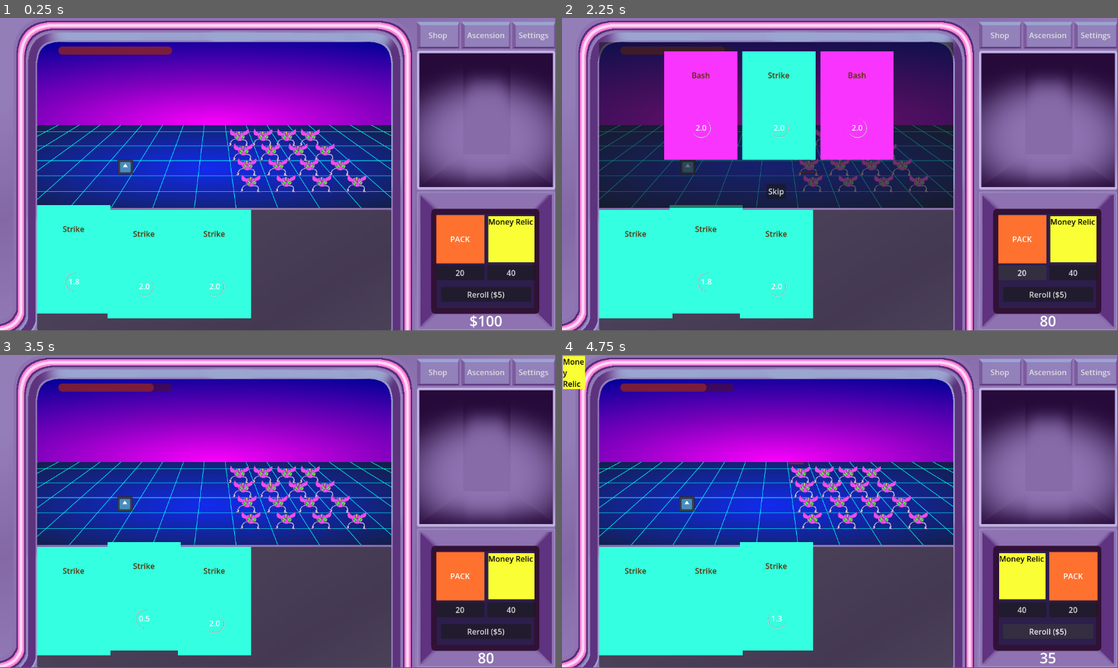
Above: before the commit, frames 1-4 (two rows, left to right).
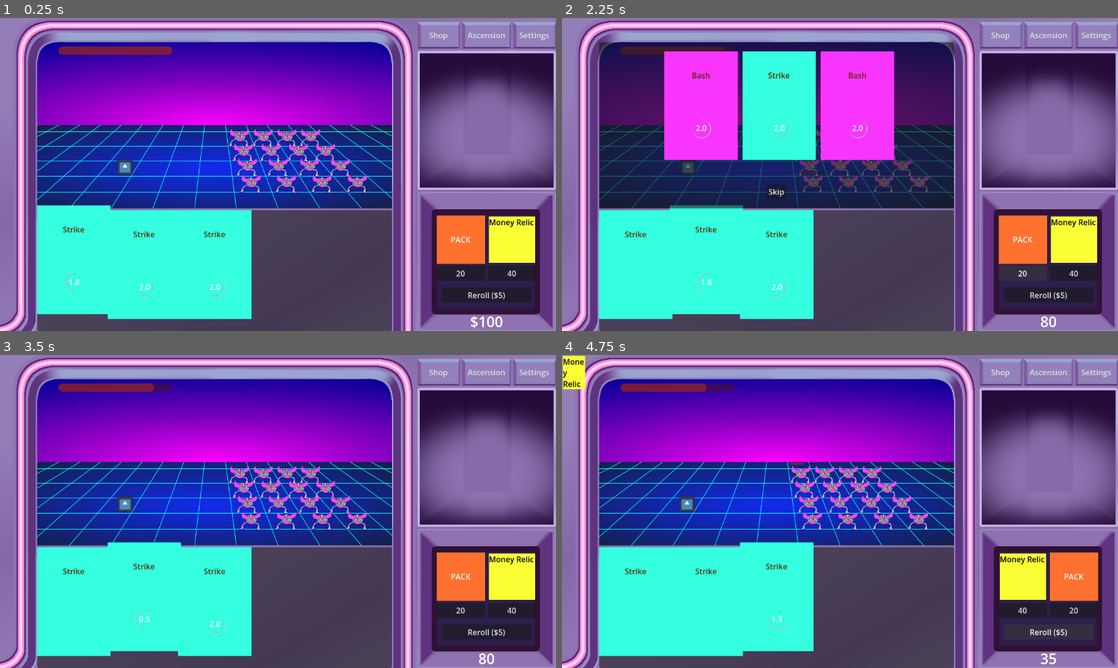
Above: after the commit, the same moments.

Repository: followthedopamine/card-battler
Game: Godot game, scene res://scenes/main.tscn
Same seed, same stepped clock (60 frames per second), same inputs: the game is played once before the commit and once after it. The engine's default icon, where the game draws it, is replaced by a stand-in: a white triangle on a blue panel in a dark square.
Inputs:
- Up to frame 1 (0.25 s): no input
- Up to frame 2 (2.25 s): click "Shop" at 0.5 s; click "Ascension" at 1.25 s; click "20" at 2 s
- Up to frame 3 (3.5 s): click "Skip" at 2.75 s
- Up to frame 4 (4.75 s): click "40" at 3.5 s; click "Reroll ($5)" at 4.25 s
In our replay, the window is 799x449 before the commit and 800x450 after it. These sizes can differ from the game's own. Grey fills any space a smaller window leaves; there, only what the larger window draws over its background counts as a difference.

The runs differ from the first frame. In frame 1, 6.3% of the frame differs, in the area x 0-100%, y 0-100%; in frame 2, 5.4%; in frame 3, 6.2%; in frame 4, 6.1%.

Commit message:
Added a basic status effect

Diff:
--- a/autoloads/SignalBus.gd
+++ b/autoloads/SignalBus.gd
@@ -13,6 +13,9 @@
 signal card_discarded(card: Card)
 signal card_chosen(card: Card)
 
+# Status signals
+signal status_updated(status: Status, attached_node: Node)
+
 # Relic signals
 signal relic_added(relic: Relic)
 
--- a/project.godot
+++ b/project.godot
@@ -20,6 +20,14 @@
 PlayerManager="*res://autoloads/PlayerManager.gd"
 SignalBus="*res://autoloads/SignalBus.gd"
 TooltipCanvas="*res://scenes/tooltip/TooltipCanvas.tscn"
+
+[debug]
+
+gdscript/warnings/unused_signal=0
+
+[display]
+
+window/stretch/mode="viewport"
 
 [global_group]
 
--- a/scenes/card/Card.gd
+++ b/scenes/card/Card.gd
@@ -57,6 +57,7 @@
 		timer_spinner.rotation += delta * 10
 
 func _on_timer_timeout() -> void:
+	activate_card_effect()
 	deactivate()
 
 func set_colour(index: int):
@@ -67,6 +68,11 @@
 	new_style.bg_color = new_colour
 	panel.add_theme_stylebox_override("panel", new_style)
 
+func activate_card_effect() -> void:
+	if is_instance_valid(card_effect):
+		card_effect.run_effects()
+	else:
+		push_error("ERROR: This should not be reachable. In card_name:", card_name, " | ", name)
 
 func activate():
 	timer.start(duration)
@@ -79,10 +85,7 @@
 	timer_label.show()
 	timer_spinner.show()
 
-	if is_instance_valid(card_effect):
-		card_effect.run_effects()
-	else:
-		push_error("ERROR: This should not be reachable. In card_name:", card_name, " | ", name)
+
 
 	activated = true
 
--- a/scenes/card/CardEffect.gd
+++ b/scenes/card/CardEffect.gd
@@ -21,6 +21,7 @@
 @export var poison: int
 @export var bleed: int
 @export var stun: int
+@export var burn: int
 
 # PLAYER DEFENSIVE
 @export var shield: float
--- a/scenes/cards/003_bash/003Bash.tscn
+++ b/scenes/cards/003_bash/003Bash.tscn
@@ -6,6 +6,9 @@
 
 [sub_resource type="Resource" id="Resource_twnnm"]
 script = ExtResource("3_5bxcd")
+target = 1
+enemy_target = 1
+poison = 3
 metadata/_custom_type_script = "uid://fuokg41g7d8s"
 
 [node name="003Bash" type="Control"]
--- a/scenes/play_panel/Enemy.tscn
+++ b/scenes/play_panel/Enemy.tscn
@@ -1,9 +1,10 @@
-[gd_scene load_steps=6 format=3 uid="uid://rmv71wh2a00f"]
+[gd_scene load_steps=7 format=3 uid="uid://rmv71wh2a00f"]
 
 [ext_resource type="Texture2D" uid="uid://d00r8ttcrm6qt" path="res://assets/icon.svg" id="1_1xplb"]
 [ext_resource type="Script" uid="uid://cohyh5ast618s" path="res://scenes/play_panel/Enemy.gd" id="1_76ifo"]
 [ext_resource type="PackedScene" uid="uid://vg0ltwj23njc" path="res://scenes/play_panel/HealthBar.tscn" id="3_2g3k4"]
 [ext_resource type="Texture2D" uid="uid://dd6k5ndxiqwyj" path="res://assets/background/guy2.png" id="3_iiu5m"]
+[ext_resource type="PackedScene" uid="uid://co2mq4qr6rara" path="res://scenes/status/StatusBar.tscn" id="5_sl6i2"]
 
 [sub_resource type="SpriteFrames" id="SpriteFrames_76ifo"]
 animations = [{
@@ -48,3 +49,6 @@
 grow_horizontal = 2
 grow_vertical = 2
 metadata/_edit_use_anchors_ = true
+
+[node name="StatusBarHBoxContainer" parent="." instance=ExtResource("5_sl6i2")]
+layout_mode = 0
--- a/scenes/play_panel/EnemyArea.gd
+++ b/scenes/play_panel/EnemyArea.gd
@@ -91,6 +91,9 @@
 			var target = _get_first_col_target(true)
 			if (target):
 				target.process_card_effects(card)
+
+
+
 func _ready() -> void:
 	self.connect("resized", _on_resized)
 	SignalBus.card_played_target_enemy.connect(_on_card_played)
--- a/scenes/play_panel/EnemyCell.gd
+++ b/scenes/play_panel/EnemyCell.gd
@@ -38,6 +38,12 @@
 		if card.damage:
 			enemy_scene.take_damage(card.damage)
 
+		if card.poison:
+			var status: Status = Status.new()
+			status.effect = Status.Type.BURN
+			status.stacks = card.poison
+			SignalBus.status_updated.emit(status, enemy_scene)
+
 
 ## So the enemy can report that it has been removed/defeated/whatever
 func enemy_cleared():
--- /dev/null
+++ b/scenes/status/Status.gd
@@ -0,0 +1,9 @@
+class_name Status extends Node
+
+enum Type {
+	BURN
+}
+
+var effect: Type = Type.BURN
+
+var stacks: int = 3
--- /dev/null
+++ b/scenes/status/StatusBar.gd
@@ -0,0 +1,29 @@
+class_name StatusBar extends HBoxContainer
+
+@export var status_icon_scene: PackedScene
+
+@onready var parent: Control = get_parent()
+
+func _ready() -> void:
+	# Possibly want to initialise a copy of all status effects so that we aren't
+	# freeing them and instantiating them over and over
+	SignalBus.status_updated.connect(_on_status_updated)
+
+func _on_status_updated(status: Status, node: Node) -> void:
+	if node == parent:
+		update_status_bar(status)
+
+func update_status_bar(status: Status):
+	if get_child_count() == 0:
+		add_status_icon(status)
+		return
+	for child: StatusIcon in get_children():
+		if child.effect == status.effect:
+			child.stacks += status.stacks
+			return
+	add_status_icon(status)
+
+func add_status_icon(status: Status):
+	var icon: StatusIcon = status_icon_scene.instantiate()
+	icon.stacks = status.stacks
+	self.add_child(icon)
--- /dev/null
+++ b/scenes/status/StatusBar.tscn
@@ -0,0 +1,11 @@
+[gd_scene load_steps=3 format=3 uid="uid://co2mq4qr6rara"]
+
+[ext_resource type="Script" uid="uid://d20if3istht6w" path="res://scenes/status/StatusBar.gd" id="1_gd1bu"]
+[ext_resource type="PackedScene" uid="uid://cp7g4rfx2pn4x" path="res://scenes/status/StatusIcon.tscn" id="2_irljh"]
+
+[node name="StatusBarHBoxContainer" type="HBoxContainer"]
+offset_right = 250.0
+offset_bottom = 24.0
+theme_override_constants/separation = 0
+script = ExtResource("1_gd1bu")
+status_icon_scene = ExtResource("2_irljh")
--- /dev/null
+++ b/scenes/status/StatusIcon.gd
@@ -0,0 +1,14 @@
+class_name StatusIcon extends TextureRect
+
+@export var label: RichTextLabel
+
+var effect: Status.Type
+
+var stacks:
+	get: return stacks
+	set(value):
+		stacks = value
+		update_label()
+
+func update_label() -> void:
+	label.text = str(stacks)
--- /dev/null
+++ b/scenes/status/StatusIcon.tscn
@@ -0,0 +1,33 @@
+[gd_scene load_steps=4 format=3 uid="uid://cp7g4rfx2pn4x"]
+
+[ext_resource type="Texture2D" uid="uid://bxgl2e0chtrcw" path="res://assets/icons/Burn.png" id="1_5s64q"]
+[ext_resource type="Script" uid="uid://cm173mr2lia7o" path="res://scenes/status/StatusIcon.gd" id="2_4ba4j"]
+[ext_resource type="FontFile" uid="uid://bkxalv1wd3tsm" path="res://assets/fonts/Vaticanus-G3yVG.ttf" id="2_jmifg"]
+
+[node name="StatusIconTextureRect" type="TextureRect" node_paths=PackedStringArray("label")]
+texture = ExtResource("1_5s64q")
+expand_mode = 2
+stretch_mode = 4
+script = ExtResource("2_4ba4j")
+label = NodePath("StatusLabel")
+
+[node name="StatusLabel" type="RichTextLabel" parent="."]
+texture_filter = 1
+clip_contents = false
+layout_mode = 1
+anchors_preset = 3
+anchor_left = 1.0
+anchor_top = 1.0
+anchor_right = 1.0
+anchor_bottom = 1.0
+offset_left = -4.0
+offset_top = -6.0
+offset_bottom = 2.0
+grow_horizontal = 0
+grow_vertical = 0
+theme_override_constants/outline_size = 6
+theme_override_fonts/normal_font = ExtResource("2_jmifg")
+theme_override_font_sizes/normal_font_size = 18
+text = "1"
+fit_content = true
+autowrap_mode = 0
Binary file added: assets/fonts/Vaticanus-G3yVG.ttf
Not shown, added: assets/fonts/Vaticanus-G3yVG.ttf.import
Not shown, added: scenes/status/Status.gd.uid
Not shown, added: scenes/status/StatusBar.gd.uid
Not shown, added: scenes/status/StatusIcon.gd.uid
